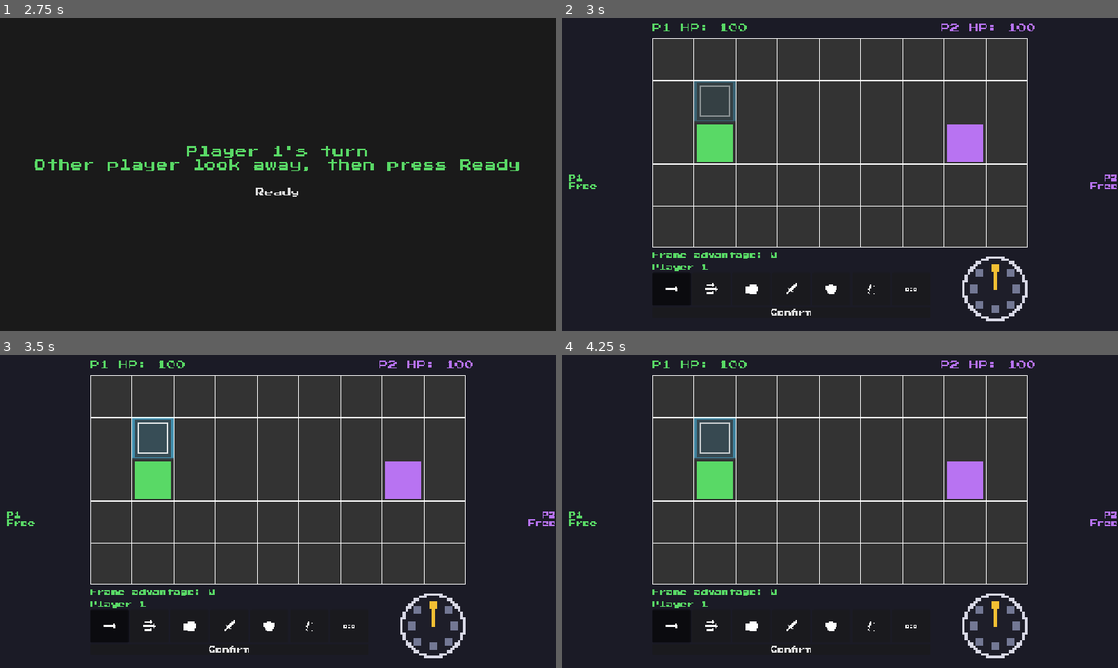
Above: before the commit, frames 1-4 (two rows, left to right).
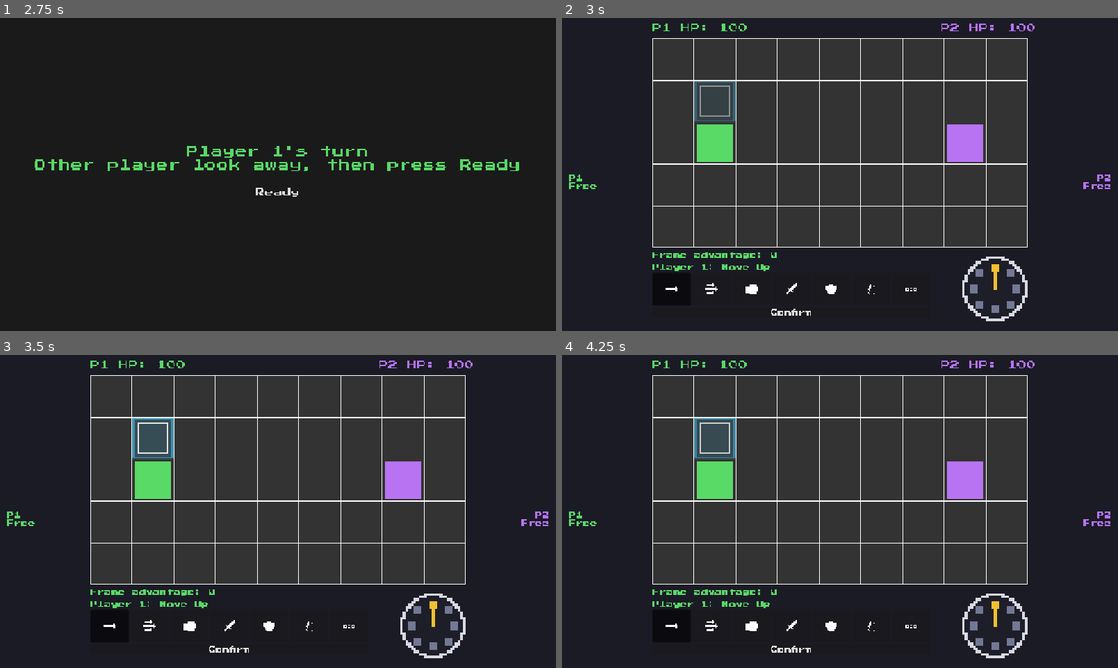
Above: after the commit, the same moments.

Repository: chunaa44/StrategyFighter
Game: Godot game, scene res://scenes/main.tscn
Two runs of this game, one before a commit and one after it. Both use one fixed random seed, a clock stepped at 60 frames per second and the inputs below.
Inputs (mouse positions are in pixels of both pictures, inside the frame that each line leads up to):
- Up to frame 1 (2.75 s): click (350, 290) at 0.5 s; click "Confirm" at 1.25 s; click "Confirm" at 2 s
- Up to frame 2 (3 s): click "Ready" at 2.75 s
- Up to frame 3 (3.5 s): no input
- Up to frame 4 (4.25 s): click (673, 627) at 3.5 s

Frame 1 is identical in both runs. In frame 2, 0.2% of the frame differs, in the area x 26-100%, y 50-81%; in frame 3, 0.2%; in frame 4, 0.2%.

Commit message:
Clarify combat outcomes and action picks.

Diff:
--- a/scenes/main.tscn
+++ b/scenes/main.tscn
@@ -69,7 +69,7 @@
 [node name="P2StatusLabel" type="Label" parent="Hud" unique_id=550013474]
 offset_left = 1088.0
 offset_top = 360.0
-offset_right = 1280.0
+offset_right = 1264.0
 offset_bottom = 376.0
 horizontal_alignment = 2
 
--- a/scripts/effects_layer.gd
+++ b/scripts/effects_layer.gd
@@ -4,10 +4,26 @@
 const GRAB_COLOR = Color(1.0, 0.65, 0.1)
 const BLUE_COLOR = Color(0.3, 0.8, 1.0)
 const IMPACT_COLOR = Color(1.0, 1.0, 1.0)
-
-const GUARD_INSET = 5.0
-const GUARD_WIDTH = 6.0
+const WHIFF_COLOR = Color(0.65, 0.65, 0.72)
+
+# a strike that connects is solid, one that misses is only a faint outline
+const ATTACK_FILL = 0.3
+const WHIFF_FILL = 0.06
+const WHIFF_LINE = 0.5
+const BLOCK_FILL = 0.5
+
+const BURST_FILL = 0.35
+const BURST_INSET = 14.0
+const BURST_WIDTH = 8.0
+
+const GUARD_INSET = 4.0
+const GUARD_WIDTH = 8.0
 const SPOT_INSET = 14.0
+
+const AIM_COLOR = Color(0.08, 0.08, 0.12)
+const AIM_TIP = 34.0
+const AIM_BASE = 16.0
+const AIM_HALF_WIDTH = 10.0
 
 const PREVIEW_FILL = 0.18
 const PREVIEW_LINE = 0.55
@@ -15,20 +31,26 @@
 
 # marks live for one tick
 var marks = []
+# true when the current tick had a strike or grab result worth lingering on
+var result_shown = false
 # the ghost of the pick being decided, kept apart from the combat marks
 var preview = []
 var preview_time = 0.0
 
 @onready var board = $"../Board"
+@onready var fighter1 = $"../Fighter1"
+@onready var fighter2 = $"../Fighter2"
 
 
 func clear():
 	marks.clear()
 	preview.clear()
+	result_shown = false
 
 
 func clear_tick():
 	marks.clear()
+	result_shown = false
 
 
 func clear_preview():
@@ -60,8 +82,8 @@
 	return tiles
 
 
-func add_tiles(tiles, color):
-	marks.append({"kind": "tiles", "tiles": tiles, "color": color})
+func add_tiles(tiles, color, fill_alpha = 0.4, line_alpha = 1.0):
+	marks.append({"kind": "tiles", "tiles": tiles, "color": color, "fill": fill_alpha, "line": line_alpha})
 
 
 func add_guard_mark(tile, aim, color):
@@ -89,18 +111,26 @@
 	add_tiles([tile1, tile2], IMPACT_COLOR)
 
 
-# the tiles a strike or grab covered, a landed hit marks the victim, a block outlines the guard
-# called before hits clear the action
+# what a strike or grab did, called before hits clear the action
+# hit: solid tiles and a burst on the victim, blocked: solid tiles and a blue flash with the guard outlined
+# whiff: only a faint grey outline, nothing connected
 func show_result(attacker, defender, action_name, result):
 	if result == "none":
 		return
+	result_shown = true
 
 	var reach = Actions.DATA[action_name]["range"]
-	add_tiles(line_tiles(attacker.grid_position, attacker.aim, reach), action_color(action_name))
-
+	var tiles = line_tiles(attacker.grid_position, attacker.aim, reach)
+
+	if result == "whiff" or result == "beaten":
+		add_tiles(tiles, WHIFF_COLOR, WHIFF_FILL, WHIFF_LINE)
+		return
+
+	add_tiles(tiles, action_color(action_name), ATTACK_FILL)
 	if result == "hit":
-		add_tiles([defender.grid_position], IMPACT_COLOR)
+		marks.append({"kind": "burst", "tile": defender.grid_position, "color": action_color(action_name)})
 	elif result == "blocked":
+		add_tiles([defender.grid_position], BLUE_COLOR, BLOCK_FILL)
 		add_guard_mark(defender.grid_position, defender.aim, IMPACT_COLOR)
 
 
@@ -133,9 +163,30 @@
 
 	for mark in marks:
 		if mark["kind"] == "tiles":
-			draw_tiles(mark["tiles"], mark["color"])
+			draw_tiles(mark["tiles"], mark["color"], mark["fill"], mark["line"])
+		elif mark["kind"] == "burst":
+			draw_burst(mark["tile"], mark["color"])
 		else:
 			draw_guard_sides(mark["tile"], mark["aim"], mark["color"])
+
+	draw_aim(fighter1)
+	draw_aim(fighter2)
+
+
+# a pointer on the fighter showing where its action is aimed
+# hidden while a dash or lunge is still in startup, like the status text
+func draw_aim(fighter):
+	if fighter.current_action == "none" or fighter.is_disguised():
+		return
+	if fighter.aim == Vector2i(0, 0):
+		return
+
+	var direction = Vector2(fighter.aim).normalized()
+	var side = Vector2(-direction.y, direction.x)
+	var center = board.tile_to_pixel(fighter.grid_position) + Vector2(board.TILE_SIZE, board.TILE_SIZE) / 2.0
+	var tip = center + direction * AIM_TIP
+	var base = center + direction * AIM_BASE
+	draw_colored_polygon(PackedVector2Array([tip, base + side * AIM_HALF_WIDTH, base - side * AIM_HALF_WIDTH]), AIM_COLOR)
 
 
 # faint and pulsing so it never reads as something that is happening
@@ -157,6 +208,15 @@
 		var rect = tile_rect(tile)
 		draw_rect(rect, fill, true)
 		draw_rect(rect.grow(-3), line, false, 3.0)
+
+
+# a white flash with a cross, the unmistakable sign that something landed
+func draw_burst(tile, color):
+	var rect = tile_rect(tile)
+	draw_rect(rect, Color(1.0, 1.0, 1.0, BURST_FILL), true)
+	var inner = rect.grow(-BURST_INSET)
+	draw_line(inner.position, inner.end, color, BURST_WIDTH)
+	draw_line(Vector2(inner.end.x, inner.position.y), Vector2(inner.position.x, inner.end.y), color, BURST_WIDTH)
 
 
 # outline of where the fighter would stand
--- a/scripts/main.gd
+++ b/scripts/main.gd
@@ -1,6 +1,8 @@
 extends Node2D
 
 const TICK_DELAY = 0.6
+# ticks where a strike or grab resolved last longer so the outcome can be read
+const RESULT_DELAY = 1.1
 const START_TILE_1 = Vector2i(1, 2)
 const START_TILE_2 = Vector2i(7, 2)
 
@@ -92,7 +94,10 @@
 	while true:
 		resolve_tick()
 		refresh_view()
-		await get_tree().create_timer(TICK_DELAY).timeout
+		var delay = TICK_DELAY
+		if effects.result_shown:
+			delay = RESULT_DELAY
+		await get_tree().create_timer(delay).timeout
 		effects.clear_tick()
 		if fighter1.hp <= 0 or fighter2.hp <= 0:
 			break
--- a/scripts/pick_screen.gd
+++ b/scripts/pick_screen.gd
@@ -68,7 +68,19 @@
 func emit_preview():
 	if action_group.get_pressed_button() == null:
 		return
+	update_title()
 	preview_changed.emit(current_player, selected_action(), wheel.get_direction_name())
+
+
+# the title repeats the selection in words, the buttons only show icons
+func update_title():
+	var action = selected_action()
+	var title = "Player " + str(current_player) + ": " + action
+	if action != "Hold":
+		title += " " + wheel.get_direction_name()
+	elif running[current_player - 1] != "none":
+		title += " keeps action"
+	title_label.text = title
 
 
 # only the players who are free or can cancel are asked, the others keep playing their action
@@ -93,11 +105,6 @@
 	title_label.add_theme_color_override("font_color", color)
 	cover_label.text = "Player " + str(player_number) + "'s turn\nOther player look away, then press Ready"
 	cover.visible = true
-
-	var title = "Player " + str(player_number)
-	if running[player_number - 1] != "none":
-		title += "   Hold keeps current action"
-	title_label.text = title
 	reset_selection(player_number)
 
 
